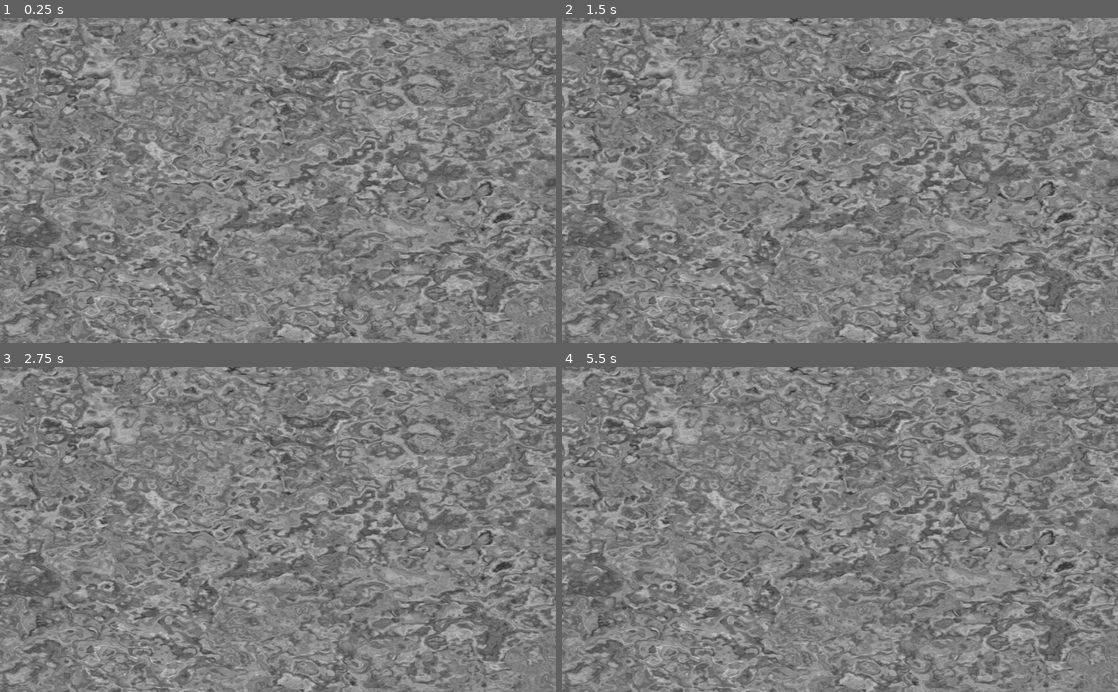
Above: before the commit, frames 1-4 (two rows, left to right).
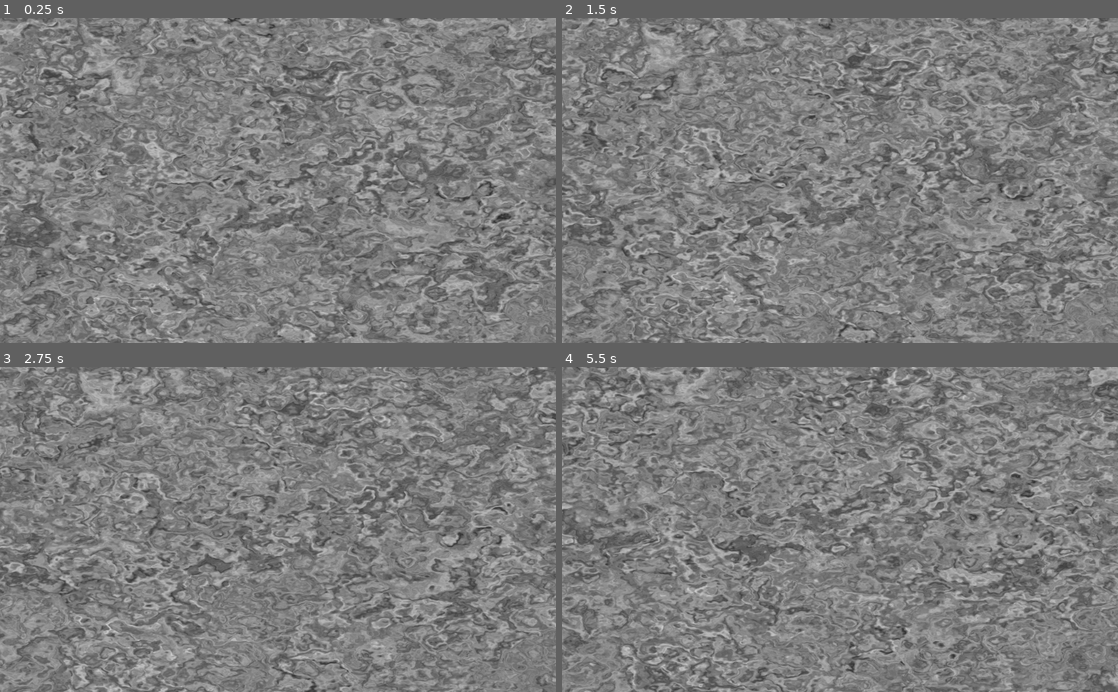
Above: after the commit, the same moments.

Repository: MichaelReel/2DMapGen
Game: Godot game, scene res://ShaderDrawn/BlendNoise.tscn
Two runs of this game, one before a commit and one after it. Both use one fixed random seed, a clock stepped at 60 frames per second and the inputs below. This scene is started directly instead of the project's main scene.
Inputs (mouse positions are in pixels of both pictures, inside the frame that each line leads up to):
- Up to frame 1 (0.25 s): no input
- Up to frame 2 (1.5 s): move the mouse to (962, 164) at 0.52 s; click (962, 164) at 0.67 s; move the mouse to (728, 196) at 1.27 s; click (728, 196) at 1.42 s
- Up to frame 3 (2.75 s): move the mouse to (333, 458) at 2.02 s; click (333, 458) at 2.17 s
- Up to frame 4 (5.5 s): move the mouse to (812, 594) at 2.77 s; click (812, 594) at 2.92 s; move the mouse to (1006, 578) at 3.52 s; click (1006, 578) at 3.67 s; move the mouse to (673, 480) at 4.27 s; click (673, 480) at 4.42 s; move the mouse to (867, 529) at 5.02 s; click (867, 529) at 5.17 s

The runs differ from the first frame. In frame 1, 0.8% of the frame differs, in the area x 0-100%, y 0-100%; in frame 2, 42%; in frame 3, 45%; in frame 4, 43%.

Commit message:
Animating blend slightly differently.

Diff:
--- a/ShaderDrawn/BlendNoise.tscn
+++ b/ShaderDrawn/BlendNoise.tscn
@@ -7,37 +7,41 @@
 
 uniform vec2 iResolution;
 
+const float K1 = 0.366025404; // (sqrt(3)-1)/2;
+const float K2 = 0.211324865; // (3-sqrt(3))/6;
+
 vec2 hash( vec2 p )
 {
-	p = vec2( dot(p,vec2(127.1,311.7)), dot(p,vec2(269.5,183.3)) );
-	return -1.0 + 2.0*fract(sin(p)*43758.5453123);
+	p = vec2(dot(p, vec2(127.1, 311.7)), dot(p, vec2(269.5, 183.3)));
+	return -1.0 + 2.0 * fract(sin(p) * 43758.5453123);
 }
 
 float noise( in vec2 p )
 {
-	const float K1 = 0.366025404; // (sqrt(3)-1)/2;
-	const float K2 = 0.211324865; // (3-sqrt(3))/6;
-
-	vec2  i = floor( p + (p.x+p.y)*K1 );
-	vec2  a = p - i + (i.x+i.y)*K2;
-	float m = step(a.y,a.x);
-	vec2  o = vec2(m,1.0-m);
+	vec2  i = floor(p + (p.x + p.y) * K1);
+	vec2  a = p - i + (i.x + i.y) * K2;
+	float m = step(a.y, a.x);
+	vec2  o = vec2(m, 1.0 - m);
 	vec2  b = a - o + K2;
-	vec2  c = a - 1.0 + 2.0*K2;
-	vec3  h = max( 0.5-vec3(dot(a,a), dot(b,b), dot(c,c) ), 0.0 );
-	vec3  n = h*h*h*h*vec3( dot(a,hash(i+0.0)), dot(b,hash(i+o)), dot(c,hash(i+1.0)));
-	return dot( n, vec3(70.0) );
+	vec2  c = a - 1.0 + 2.0 * K2;
+	vec3  h = max(0.5 - vec3(dot(a, a), dot(b, b), dot(c, c)), 0.0);
+	vec3  n = h * h * h * h * vec3(dot(a, hash(i+0.0)), dot(b, hash(i+o)), dot(c, hash(i+1.0)));
+	return dot(n, vec3(70.0));
 }
 
 float fbm(vec2 uv) {
 	uv *= 5.0;
-	mat2 m = mat2( vec2(1.6,  1.2), vec2(-1.2,  1.6) );
+	mat2 m = mat2(vec2(1.6,  1.2), vec2(-1.2,  1.6));
 
 	float f = 0.0;
-	f  = 0.5000*noise( uv ); uv = m * uv;
-	f += 0.2500*noise( uv ); uv = m * uv;
-	f += 0.1250*noise( uv ); uv = m * uv;
-	f += 0.0625*noise( uv ); uv = m * uv;
+	f  = 0.5000 * noise(uv);
+	uv = m * uv;
+	f += 0.2500 * noise(uv);
+	uv = m * uv;
+	f += 0.1250 * noise(uv);
+	uv = m * uv;
+	f += 0.0625 * noise(uv);
+	uv = m * uv;
 
 	f = 0.5 + 0.5 * f;
 
@@ -47,15 +51,20 @@
 void fragment() {
 	vec2 p = UV.xy / iResolution.xy;
 	vec2 uv = p * vec2(iResolution.x / iResolution.y, 1.0);
+
+	// Adding time to the base noises makes the image \"flow\" directionally
 	float f1x = 0.0; // + TIME * 0.05;
 	float f1y = 0.0;
-	float f1 = fbm(uv + vec2(f1x, f1y));
 	float f2x = 5.2; // - TIME * 0.05;
-	float f2y = 1.3; // TIME / 5.2 * 1.3;
-	float f2 = fbm(uv + vec2(f2x, f2y));
+	float f2y = 1.3;
+
+	// Adding time to the input of the combining noise causes an inplace \"flow\"
+	float f1 = fbm(uv + vec2(f1x, f1y)); // + TIME * 0.05;
+	float f2 = fbm(uv + vec2(f2x, f2y)) + TIME * 0.05;
+
 	float f = fbm(uv + vec2(f1, f2));
 
-	COLOR = vec4( f, f, f, 1.0 );
+	COLOR = vec4(f, f, f, 1.0);
 }"
 custom_defines = ""
 
